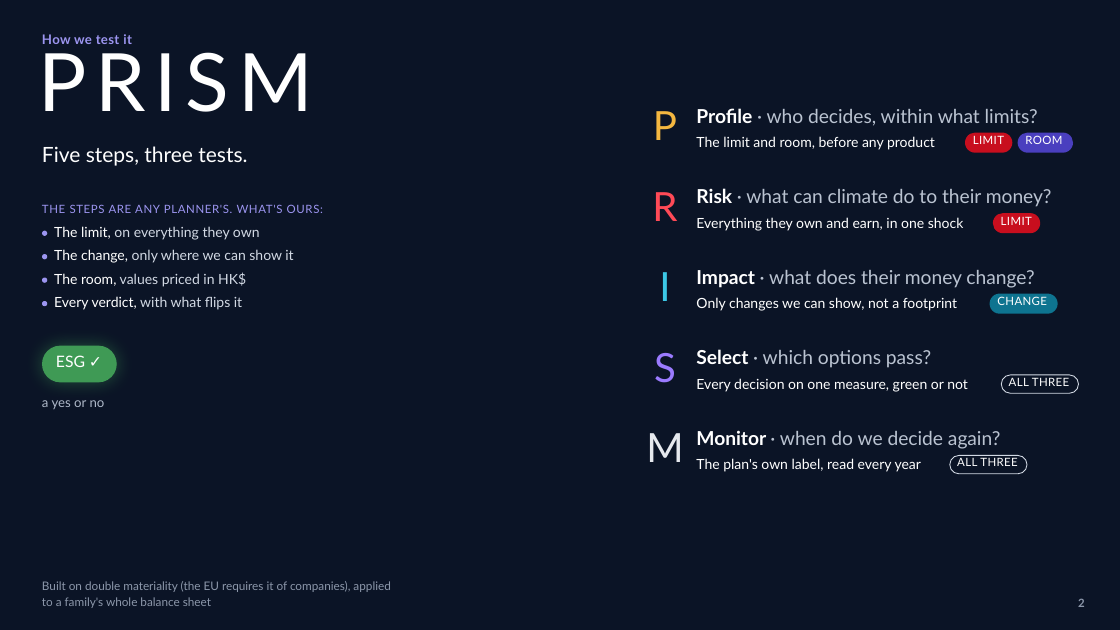
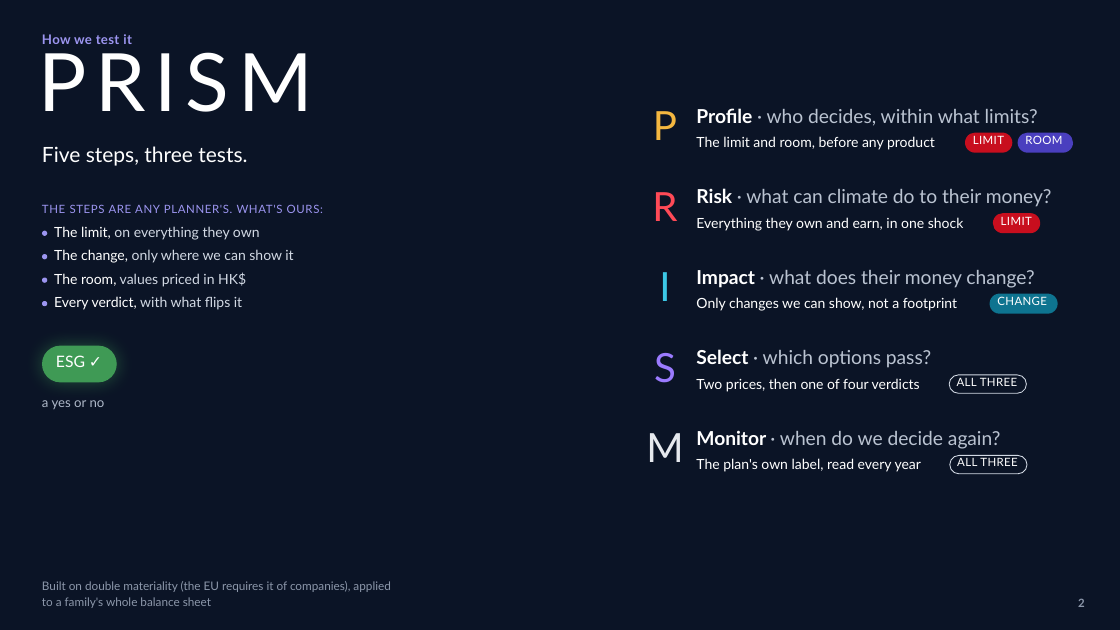
Before and after one commit to Peeradonn/finplan, a slide deck: slide 2 of Final/deck/Axis.pptx. Drawn at 1120x630 pixels with LibreOffice and Linux fonts; fonts in the diff are those of the drawing; background and template pictures are left out. Boxes give left, top, right and bottom in pixels: in the first picture for what was removed or moved away, otherwise in the second. Text is boxed around its words. In the diff, an @@ line names an element or a change of style, - is before the commit and + after.

```diff
--- a/Final/deck/Axis.pptx
+++ b/Final/deck/Axis.pptx
@@ text at bbox=[696, 378, 920, 392]: text changed @@
-Every decision on one measure, green or not
+Two prices, then one of four verdicts
@@ rounded rectangle: place and size @@
-rounded rectangle at bbox=[1002, 375, 1079, 393]
+rounded rectangle at bbox=[949, 375, 1027, 393]
@@ text "ALL THREE": place and size @@
-text "ALL THREE" at bbox=[1009, 377, 1069, 386]
+text "ALL THREE" at bbox=[957, 377, 1017, 386]
```
Also in this commit, not shown: 12 other slides changed, 3 slides added, 10 other files.
